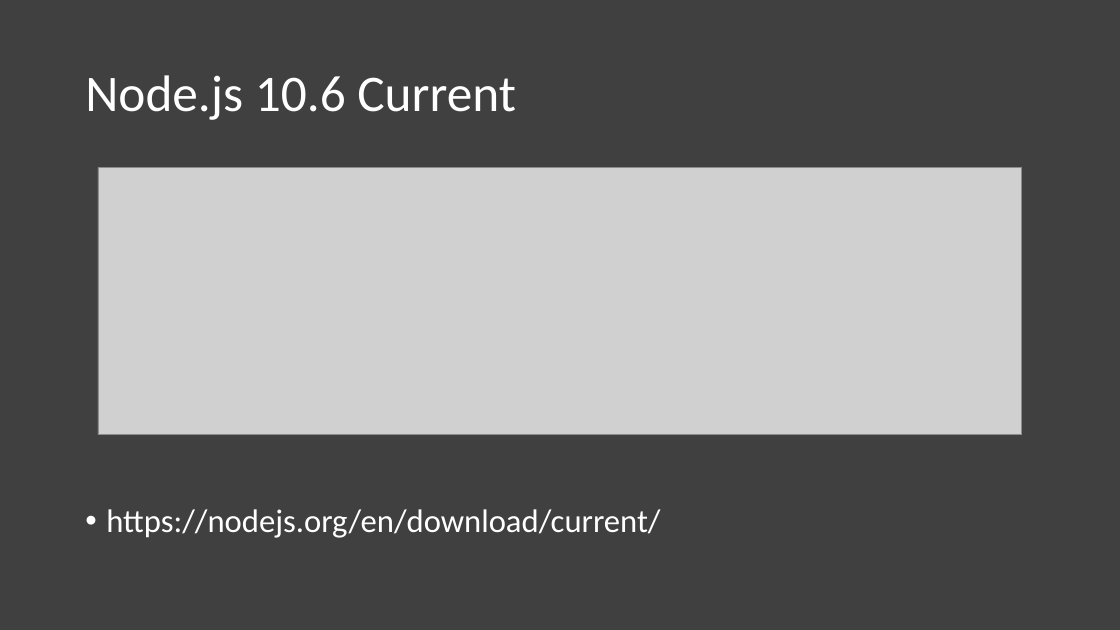
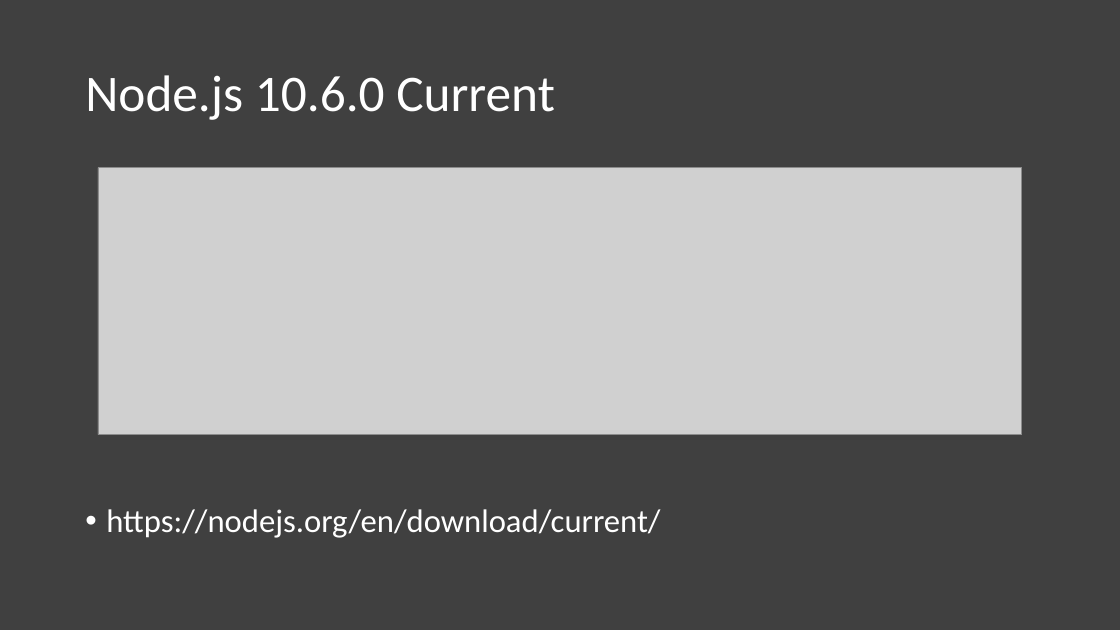
Before and after one commit to saschahenger/ma-workshop, a slide deck: slide 7 of workshop-slides/1-vorbereitung/workshop-1.pptx (slide 4 before the commit). Drawn at 1120x630 pixels with LibreOffice and Linux fonts; fonts in the diff are those of the drawing; grey boxes stand for pictures. Boxes give left, top, right and bottom in pixels: in the first picture for what was removed or moved away, otherwise in the second. Text is boxed around its words. In the diff, an @@ line names an element or a change of style, - is before the commit and + after.

```diff
--- a/workshop-slides/1-vorbereitung/workshop-1.pptx
+++ b/workshop-slides/1-vorbereitung/workshop-1.pptx
@@ title at (85, 75, 555, 120): text changed @@
-Node.js 10.6 Current
+Node.js 10.6.0 Current
```
Also in this commit, not shown: 4 other slides changed, 2 slides added, 3 other files.
